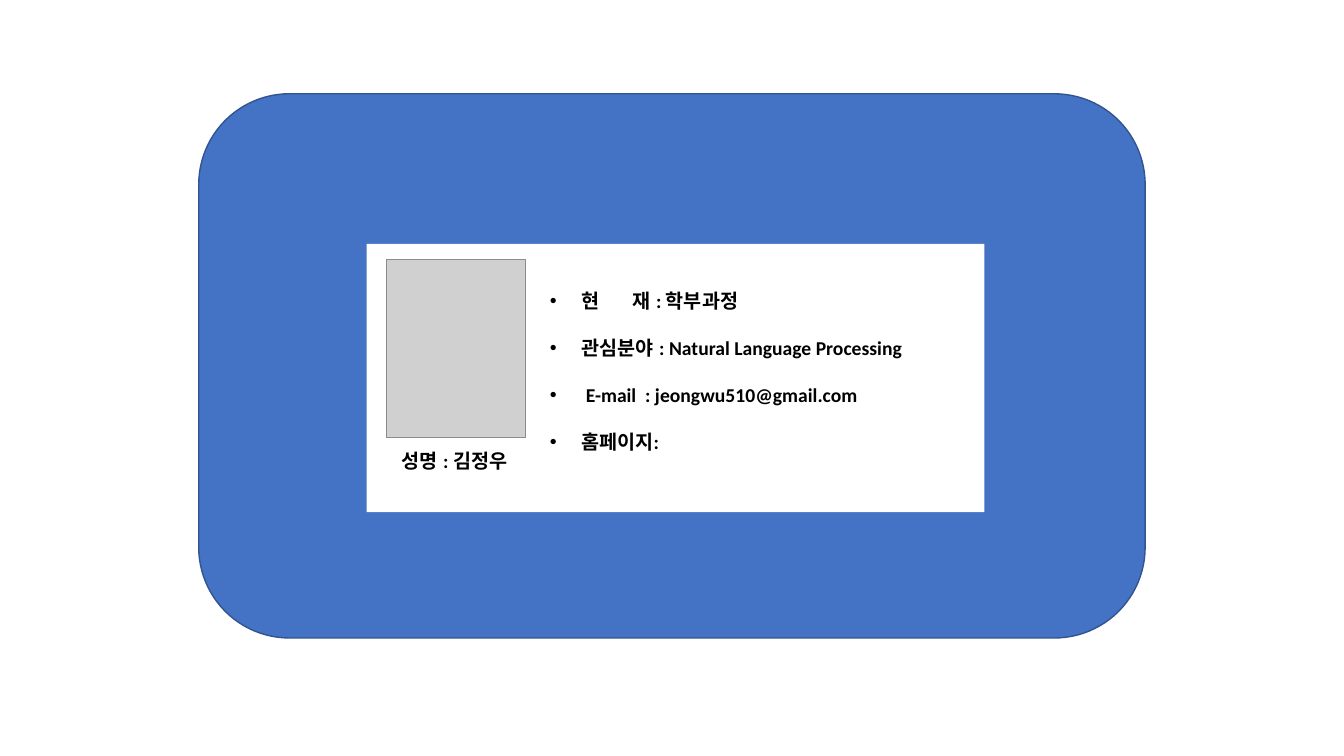
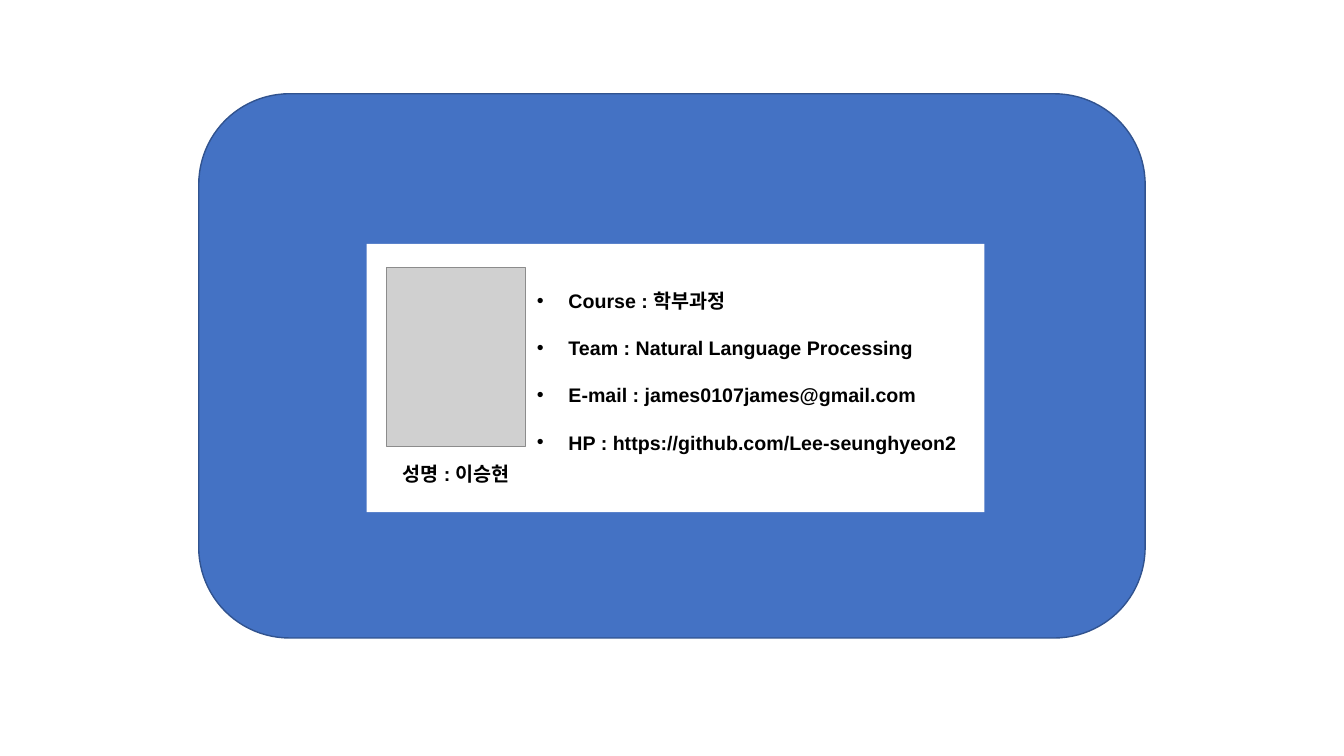
Before and after one commit to NLPlab-skku/NLPlab-skku.github.io, a slide deck: slide 18 of assets/img/members/member_template.pptx (slide 2 before the commit). Drawn at 1344x756 pixels with LibreOffice and Linux fonts; fonts in the diff are those of the drawing; grey boxes stand for pictures. Boxes give left, top, right and bottom in pixels: in the first picture for what was removed or moved away, otherwise in the second. Text is boxed around its words. In the diff, an @@ line names an element or a change of style, - is before the commit and + after.

```diff
--- a/assets/img/members/member_template.pptx
+++ b/assets/img/members/member_template.pptx
@@ rounded rectangle at (199,94,1145,638): outline #325491 1 pt to #31538F 1 pt; proportions changed @@
@@ picture: place and size @@
-picture at (386,259,525,438)
+picture at (387,268,526,447)
@@ text at (568,291,956,454): text changed; font Calibri to Arial @@
-• 현 재 : 학부과정
-• 관심분야 : Natural Language Processing
-• E-mail : jeongwu510@gmail.com
-• 홈페이지:
+• Course : 학부과정
+• Team : Natural Language Processing
+• E-mail : james0107james@gmail.com
+• HP : https://github.com/Lee-seunghyeon2
@@ text at (402,464,510,483): text changed; font Calibri to Arial @@
-성명 : 김정우
+성명 : 이승현
```
Also in this commit, not shown: 3 other slides changed, 14 slides added, 2 slides removed, 18 other files.
